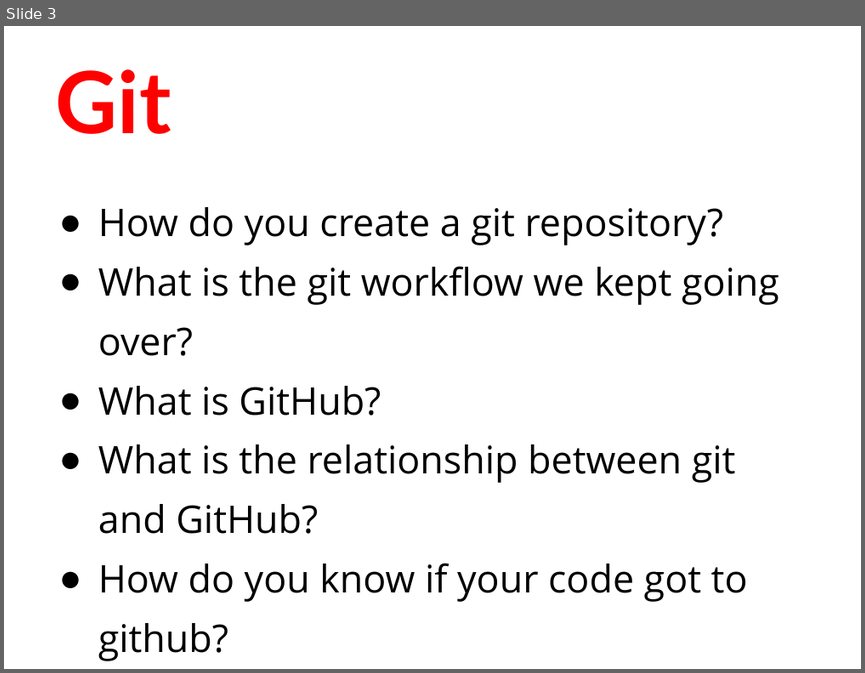
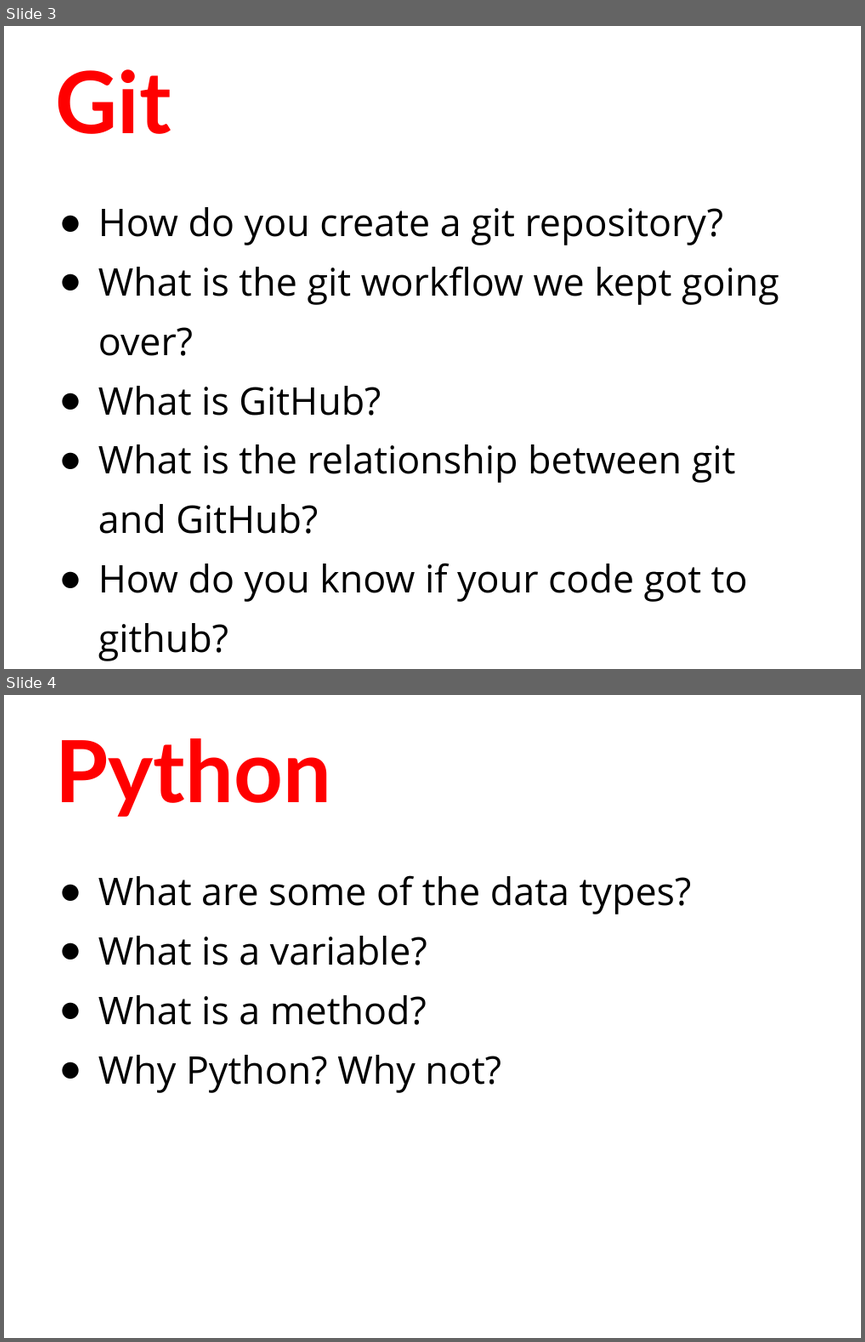
Before and after one commit to humanitiesprogramming/slides, a slide deck: 2019/python/day1-review.pptx. Shown one above the other, each under a label of ours: slide 3 before the commit, slides 3 and 4 after it. The pictures are 865x673 and 865x1342 pixels, drawn with LibreOffice and Linux fonts; fonts in the diff are those of the drawing. Boxes give left, top, right and bottom in pixels: in the first picture for what was removed or moved away, otherwise in the second. Text is boxed around its words. In the diff, an @@ line names an element or a change of style, - is before the commit and + after.

Commit message:
Update python materials

```diff
--- a/2019/python/day1-review.pptx
+++ b/2019/python/day1-review.pptx
@@ slide 4 added at [4,695,861,1338], background #FFFFFF @@
@@ title added at [55,738,331,817], 72 pt, text #FF0000, bold @@
+Python
@@ text added at [98,875,692,1093], 32 pt, text #000000 @@
+● What are some of the data types?
+● What is a variable?
+● What is a method?
+● Why Python? Why not?
```
Also in this commit, not shown: 3 other slides added, 3 slides removed.
